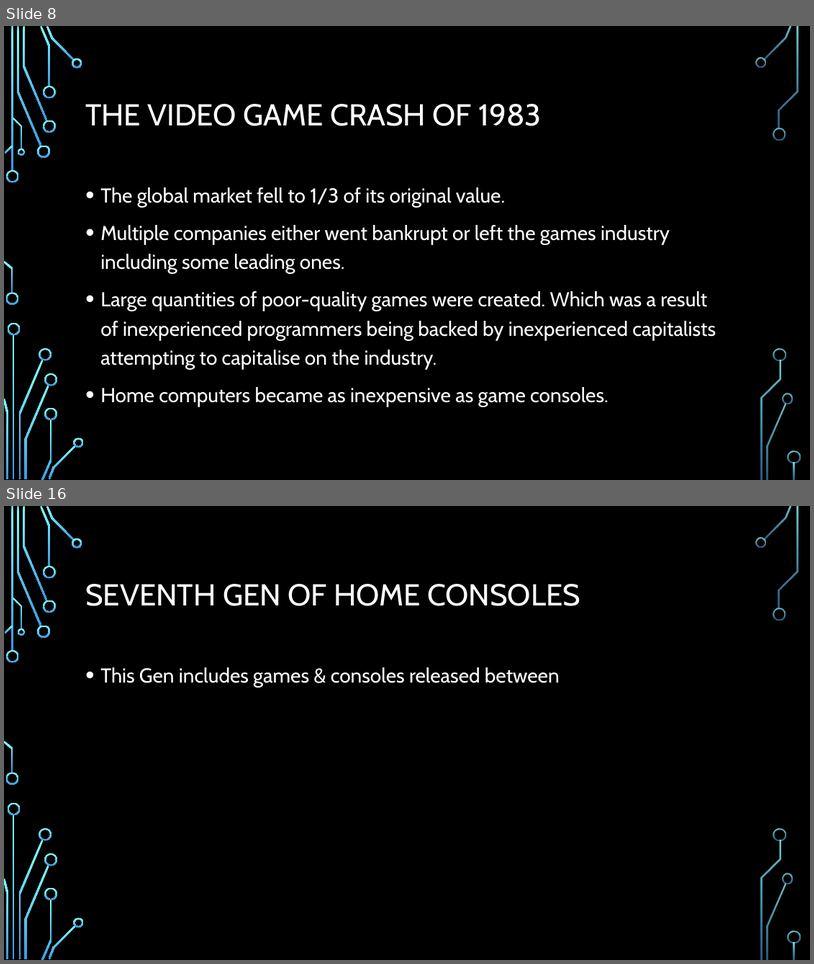
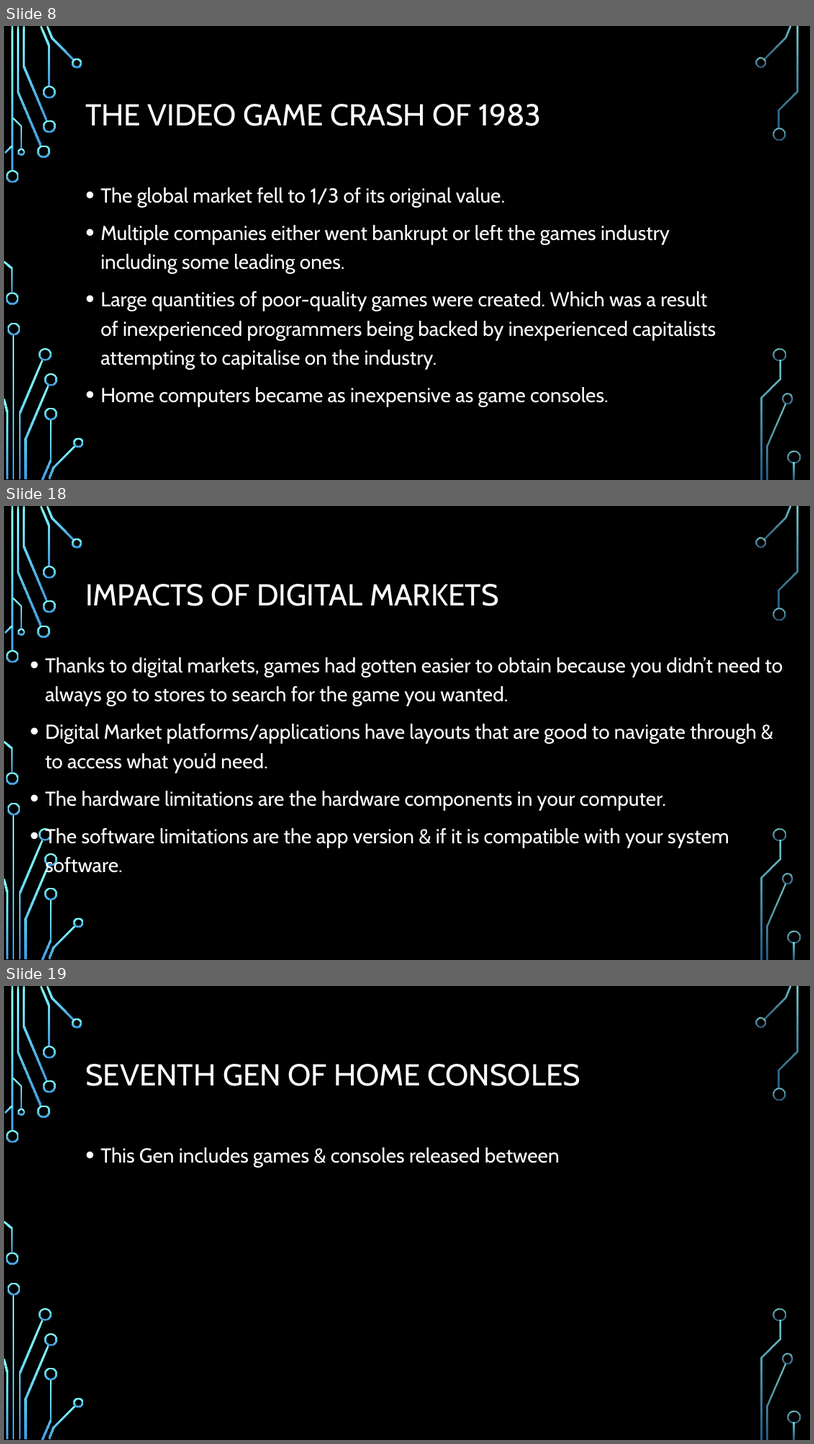
Before and after one commit to Stampard0/Assessments, a slide deck: Informational Technology (Game Design)/Part 1 Redo/Cluster - Introduction to Game Design/AT04/AT04 Video Game History By Richard Pountney.pptx. Shown one above the other, each under a label of ours: slides 8 and 16 before the commit, slides 8, 18 and 19 after it; the slides between them are not shown. The pictures are 814x964 and 814x1444 pixels, drawn with LibreOffice and Linux fonts; fonts in the diff are those of the drawing; background and template pictures are left out. Boxes give left, top, right and bottom in pixels: in the first picture for what was removed or moved away, otherwise in the second. Text is boxed around its words. In the diff, an @@ line names an element or a change of style, - is before the commit and + after.

```diff
--- a/Informational Technology (Game Design)/Part 1 Redo/Cluster - Introduction to Game Design/AT04/AT04 Video Game History By Richard Pountney.pptx
+++ b/Informational Technology (Game Design)/Part 1 Redo/Cluster - Introduction to Game Design/AT04/AT04 Video Game History By Richard Pountney.pptx
@@ slide 18 added at (4, 506, 810, 960), background picture (left out); not listed: 36 template elements that a slide beside it also shows @@
@@ title added at (85, 584, 499, 606), 36 pt, text #FFFFFF @@
+IMPACTS OF DIGITAL MARKETS
@@ text added at (45, 657, 783, 875), 24 pt, text #FFFFFF @@
+• Thanks to digital markets, games had gotten easier to obtain because you didn’t need to always go to stores to search for the game you wanted.
+• Digital Market platforms/applications have layouts that are good to navigate through & to access what you’d need.
+• The hardware limitations are the hardware components in your computer.
+• The software limitations are the app version & if it is compatible with your system software.
@@ what was slide 16 is now slide 19 @@
```
Also in this commit, not shown: 6 slides changed, 4 other slides added, 2 slides removed.
